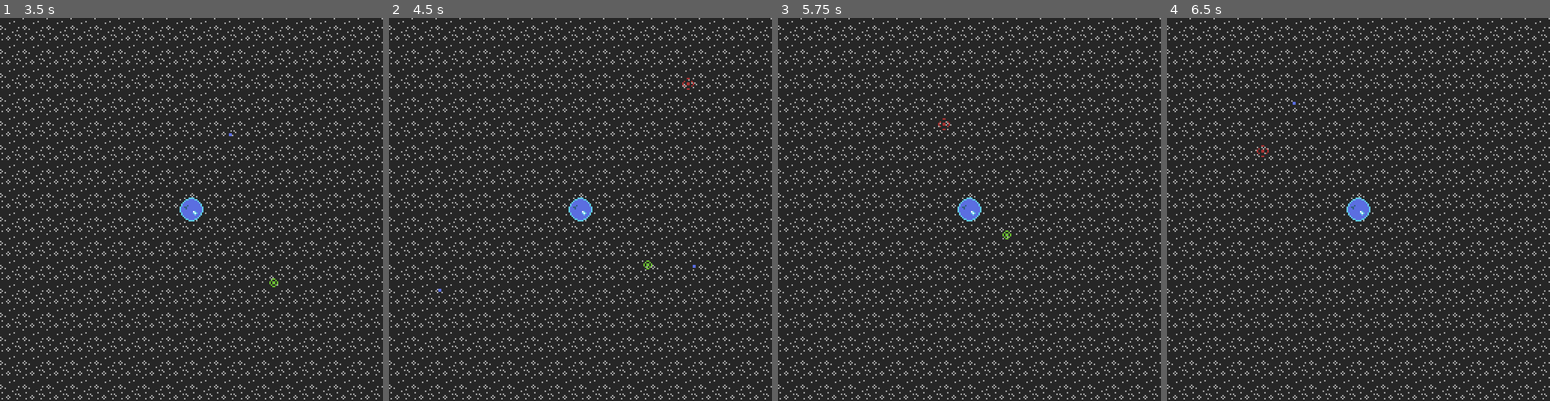
Above: before the commit, frames 1-4 (left to right).
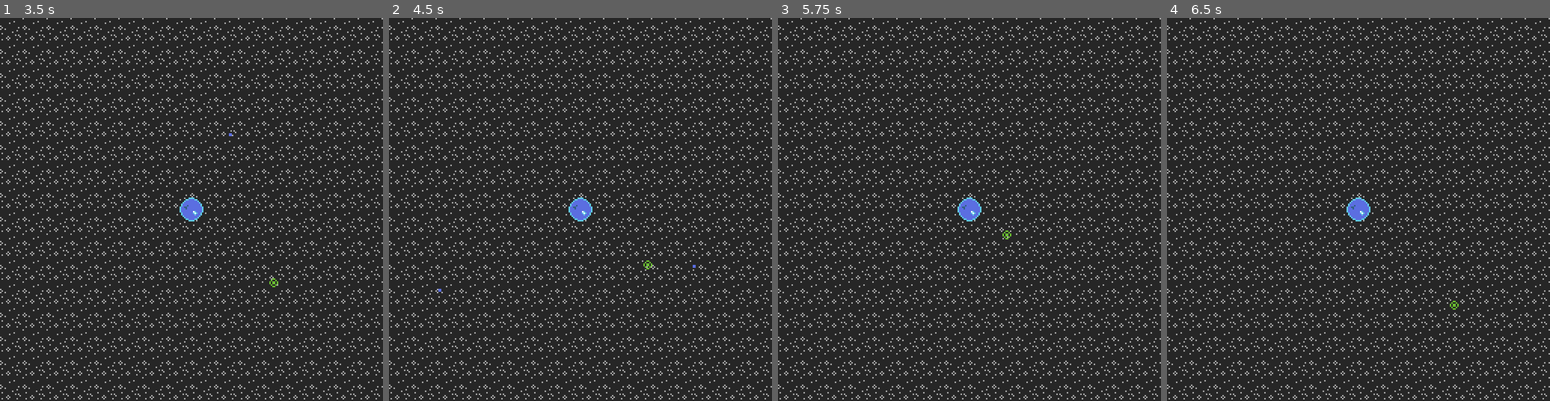
Above: after the commit, the same moments.

Repository: WinterAtne/Space-Pirate-Survival
Game: Godot game, scene res://scenes/main.tscn
Two runs of this game, one before a commit and one after it. Both use one fixed random seed, a clock stepped at 60 frames per second and the inputs below.
Inputs (mouse positions are in pixels of both pictures, inside the frame that each line leads up to):
- Up to frame 1 (3.5 s): click "Start" at 0.5 s; tap Enter at 1.25, 2.75 s; move the mouse to (275, 190) at 1.27 s; hold Space (accelerate) 1.28-2.03 s; click (275, 190) at 1.35 s; move the mouse to (114, 228) at 2.02 s; click (114, 228) at 2.1 s; move the mouse to (229, 125) at 2.77 s; hold Space (accelerate) from 2.78 s (still down); click (229, 125) at 2.85 s
- Up to frame 2 (4.5 s): move the mouse to (561, 286) at 3.52 s; click (561, 286) at 3.6 s; move the mouse to (695, 266) at 4.27 s; release Space (accelerate) at 4.28 s; click (695, 266) at 4.35 s
- Up to frame 3 (5.75 s): tap Enter at 5 s; move the mouse to (854, 152) at 5.02 s; click (854, 152) at 5.1 s
- Up to frame 4 (6.5 s): move the mouse to (1377, 209) at 5.77 s; click (1377, 209) at 5.85 s

Frame 1 is identical in both runs. In frame 2, less than 0.1% of the frame differs, in the area x 76-80%, y 15-19%; in frame 3, less than 0.1%; in frame 4, less than 0.1%, in the area x 23-77%, y 21-77%.

Commit message:
Reload level on player death

Diff:
--- a/scenes/levels/blue_giant.tscn
+++ b/scenes/levels/blue_giant.tscn
@@ -9,6 +9,7 @@
 [node name="Player" parent="." index="1"]
 position = Vector2(64, 64)
 
-[node name="Spawner" parent="." index="2" instance=ExtResource("4_po5be")]
+[node name="Spawner" parent="." index="2" node_paths=PackedStringArray("player") instance=ExtResource("4_po5be")]
+player = NodePath("../Player")
 
 [node name="Star" parent="." index="3" instance=ExtResource("3_rj3nd")]
--- a/scenes/levels/level.gd
+++ b/scenes/levels/level.gd
@@ -1,4 +1,5 @@
 extends Node2D
+class_name Level
 
 signal level_ended
 
--- a/scenes/main.gd
+++ b/scenes/main.gd
@@ -2,11 +2,28 @@
 
 @export var level : PackedScene
 
-var current_level : Node2D
+var current_level : Level
 
 func _on_start_button_down():
 	%MainMenu.visible = false
 	%Background.set_process(false)
 
-	current_level = level.instantiate()
+	load_level(level)
+
+
+#this seemingly useless function is here in case we add more than one level
+#or a death screen or something
+func restart_level() -> void:
+	load_level(level)
+
+
+func load_level(new_level : PackedScene) -> void:
+	if current_level:
+		current_level.queue_free()
+		#the level is pretty big so we should wait a hot sec while it gets deleted
+		await get_tree().process_frame
+
+
+	current_level = new_level.instantiate()
 	add_child(current_level)
+	current_level.level_ended.connect(restart_level.bind())
--- a/scenes/main.tscn
+++ b/scenes/main.tscn
@@ -1,30 +1,13 @@
-[gd_scene load_steps=9 format=3 uid="uid://coer8fit0pos3"]
+[gd_scene load_steps=5 format=3 uid="uid://coer8fit0pos3"]
 
 [ext_resource type="PackedScene" uid="uid://jer0xh2pay0i" path="res://scenes/ui/main_menu.tscn" id="1_gqstx"]
 [ext_resource type="Script" path="res://scenes/main.gd" id="1_il5e1"]
-[ext_resource type="PackedScene" uid="uid://ce1fhy5kjimtn" path="res://scenes/levels/level.tscn" id="2_e6a44"]
+[ext_resource type="PackedScene" uid="uid://clbxsx0eefxuj" path="res://scenes/levels/blue_giant.tscn" id="2_nxx7f"]
 [ext_resource type="PackedScene" uid="uid://bplfgyksvl84s" path="res://scenes/background.tscn" id="3_ds0d2"]
-[ext_resource type="Script" path="res://scenes/spawner.gd" id="3_vwvr6"]
-[ext_resource type="PackedScene" uid="uid://c2luwm5bufp88" path="res://scenes/star.tscn" id="4_0d6a1"]
-[ext_resource type="PackedScene" uid="uid://cbpsk81alsgdf" path="res://scenes/spawner.tscn" id="5_xufx0"]
-
-[sub_resource type="PackedScene" id="PackedScene_cwmxt"]
-_bundled = {
-"base_scene": 0,
-"conn_count": 0,
-"conns": PackedInt32Array(),
-"editable_instances": [],
-"names": PackedStringArray("BlueGiant", "script", "ship", "spawn_distance_offset", "min_wait_time", "wait_time_step", "Camera", "Player", "position", "Star", "Spawner", "player"),
-"node_count": 4,
-"node_paths": [],
-"nodes": PackedInt32Array(-1, -1, 2147483647, 0, -1, 5, 1, 1, 2, 2, 3, 3, 4, 4, 5, 5, 0, 0, 0, 2147483647, 524295, -1, 1, 8, 6, 0, 0, 0, 2147483647, 786441, 7, 0, 0, 0, 0, 2147483647, 1048586, 8, 1, 1073741835, 9, 0),
-"variants": [ExtResource("2_e6a44"), ExtResource("3_vwvr6"), null, 50.0, 1.2, 0.1, Vector2(64, 64), ExtResource("4_0d6a1"), ExtResource("5_xufx0"), NodePath("../Player")],
-"version": 3
-}
 
 [node name="Main" type="Node2D"]
 script = ExtResource("1_il5e1")
-level = SubResource("PackedScene_cwmxt")
+level = ExtResource("2_nxx7f")
 
 [node name="MainMenu" parent="." instance=ExtResource("1_gqstx")]
 unique_name_in_owner = true
